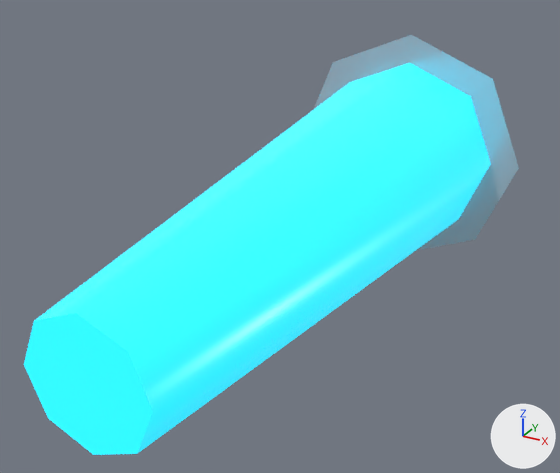
The glTF model game/assets/vfx/proj_skywatch_bolt.glb: old version first, new version second.
One viewpoint serves both versions: a 50 mm lens placed at (0.172, -0.33, 0.16), pointed at (-0.038, 0.053, -0.031). The axes (+X, +Y, +Z) are drawn at lower right. The lights are the same throughout. The older version comes first. Where no turn or scale is listed for an object, it has been applied to the vertices. Vertices at exactly the same position are counted once.

In view in the first picture: 'proj_skywatch_bolt_core', 'proj_skywatch_bolt_tip'.
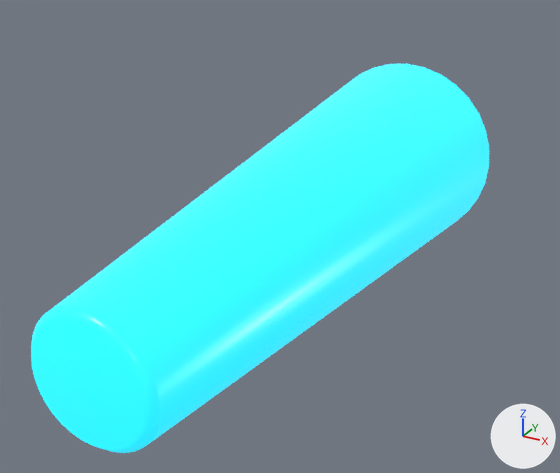
Changed parts and their boxes [x1, y1, x2, y2] in the pictures (560 x 473 px):
```json
{"object": "proj_skywatch_bolt_core", "change": "reshaped", "before": [24, 63, 491, 455], "after": [31, 64, 489, 453]}
{"object": "proj_skywatch_bolt_tip", "change": "surface changed, reshaped", "before": [313, 35, 519, 250], "on screen": "not visible afterwards"}
```

Edits to the scene script, one JSON object a line:
```json
{"op": "set", "path": "mat_chrome.metallic", "old": "0.4", "new": "0.95"}
{"block": "me_mesh_0", "where": "# used by ob_proj_skywatch_bolt_core; location = (0.0, 0.0, 0.0)"}
{"op": "remove", "block": "me_mesh_0", "code": "me_mesh_0.from_pydata(...)  # 20 vertices, 32 faces; spans x -0.06..0.06, y -0.16..0.16, z -0.06..0.06"}
{"op": "add", "block": "me_mesh_0", "code": "me_mesh_0.from_pydata(...)  # 134 vertices, 256 faces; spans x -0.06..0.06, y -0.16..0.16, z -0.06..0.06"}
{"block": "me_mesh_0", "change": "me_mesh_0 part 1"}
{"block": "me_mesh_0", "change": "18 vertices are removed from x -0.06..0.06, y -0.16..0.16, z -0.06..0.06"}
{"block": "me_mesh_0", "change": "32 faces are deleted"}
{"block": "me_mesh_0", "change": "132 vertices are added at x -0.06..0.06, y -0.16..0.16, z -0.06..0.06"}
{"block": "me_mesh_0", "change": "256 new faces join them"}
{"block": "me_mesh_1", "where": "# used by ob_proj_skywatch_bolt_tip; location = (0.0, 0.25, 0.0)"}
{"op": "remove", "block": "me_mesh_1", "code": "me_mesh_1.from_pydata(...)  # 11 vertices, 16 faces; spans x -0.078..0.078, y -0.09..0.09, z -0.078..0.078"}
{"op": "add", "block": "me_mesh_1", "code": "me_mesh_1.from_pydata(...)  # 99 vertices, 128 faces; spans x 0.0, y -0.09..0.09, z 0.0"}
{"block": "me_mesh_1", "change": "me_mesh_1 part 2: 9 vertices removed from x -0.078..0.078, y -0.09, z -0.078..0.078; 97 vertices added at x 0.0, y -0.09..0.09, z 0.0"}
```
